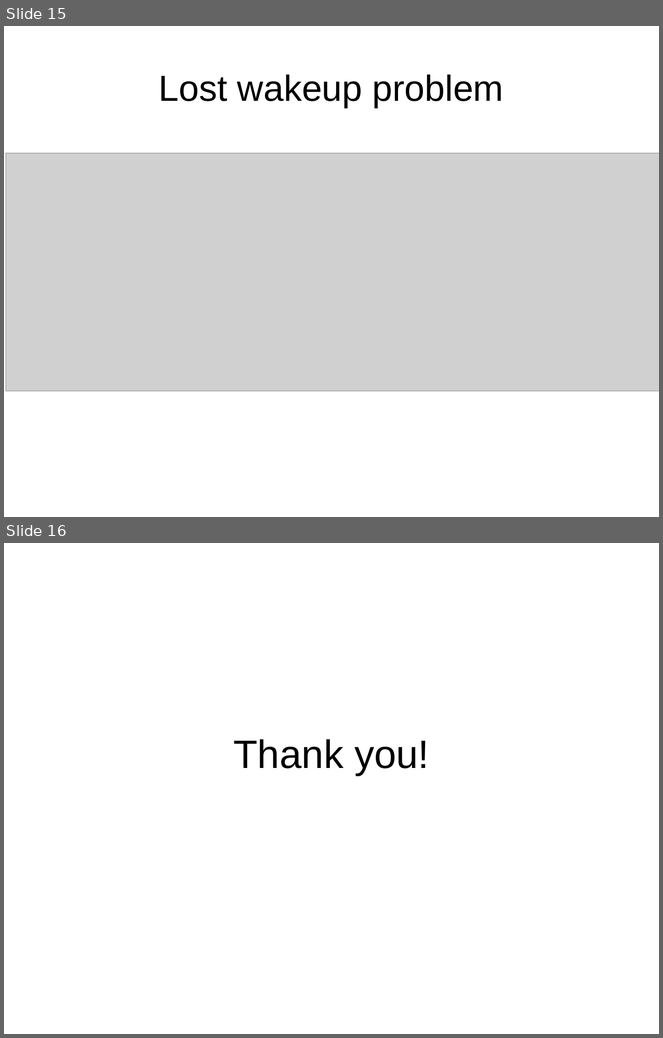
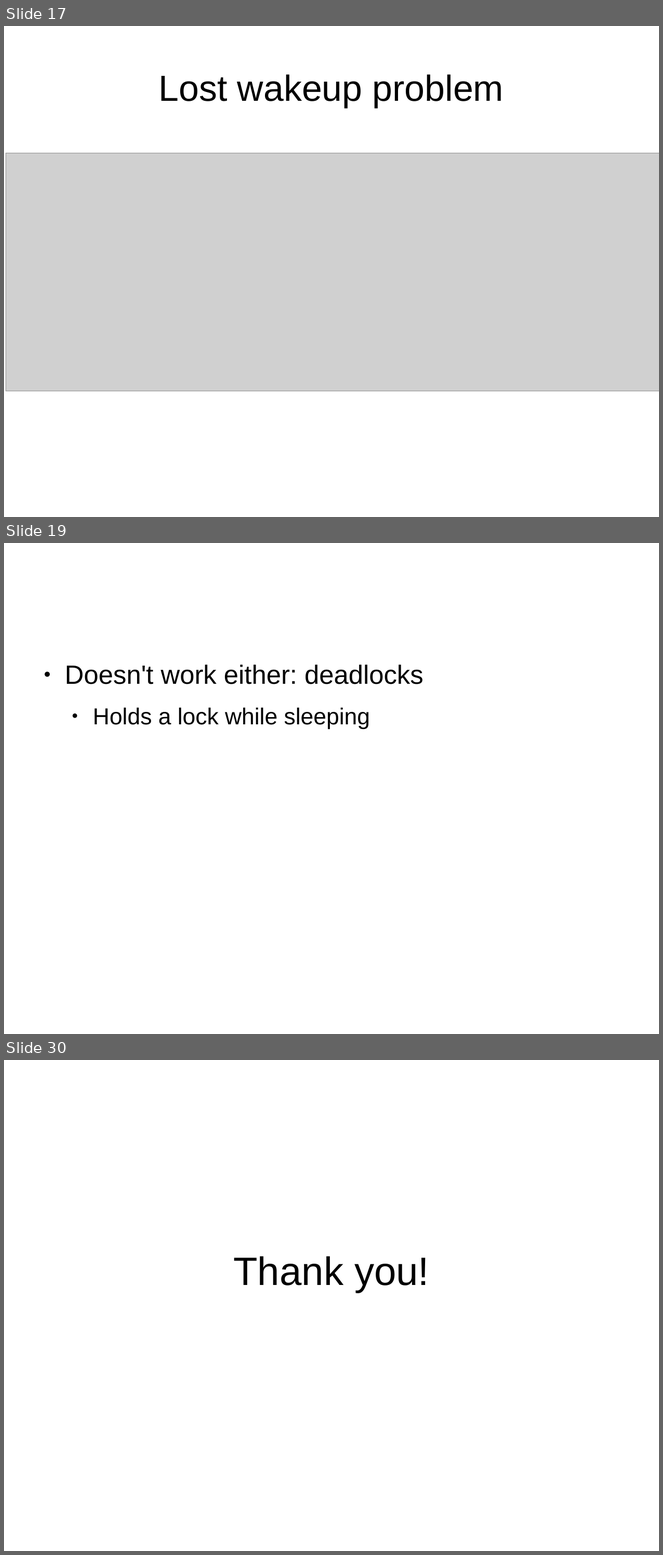
Before and after one commit to antonburtsev/cs5460, a slide deck: lectures/lecture16-locking-part2/lecture16-locking-part2.odp. Shown one above the other, each under a label of ours: slides 15 and 16 before the commit, slides 17, 19 and 30 after it; the slides between them are not shown. The pictures are 663x1038 and 663x1555 pixels, drawn with LibreOffice and Linux fonts; fonts in the diff are those of the drawing; grey boxes stand for pictures. Boxes give left, top, right and bottom in pixels: in the first picture for what was removed or moved away, otherwise in the second. Text is boxed around its words. In the diff, an @@ line names an element or a change of style, - is before the commit and + after.

```diff
--- a/lectures/lecture16-locking-part2/lecture16-locking-part2.odp
+++ b/lectures/lecture16-locking-part2/lecture16-locking-part2.odp
@@ slide 19 added at <box>4,543,659,1034</box>, background #FFFFFF @@
@@ text added at <box>65,665,424,729</box>, 32 pt, text #000000 @@
+● Doesn't work either: deadlocks
+  ● Holds a lock while sleeping
@@ what was slide 15 is now slide 17 @@
@@ what was slide 16 is now slide 30 @@
```
Also in this commit, not shown: 4 slides changed, 13 other slides added, 2 other files.
